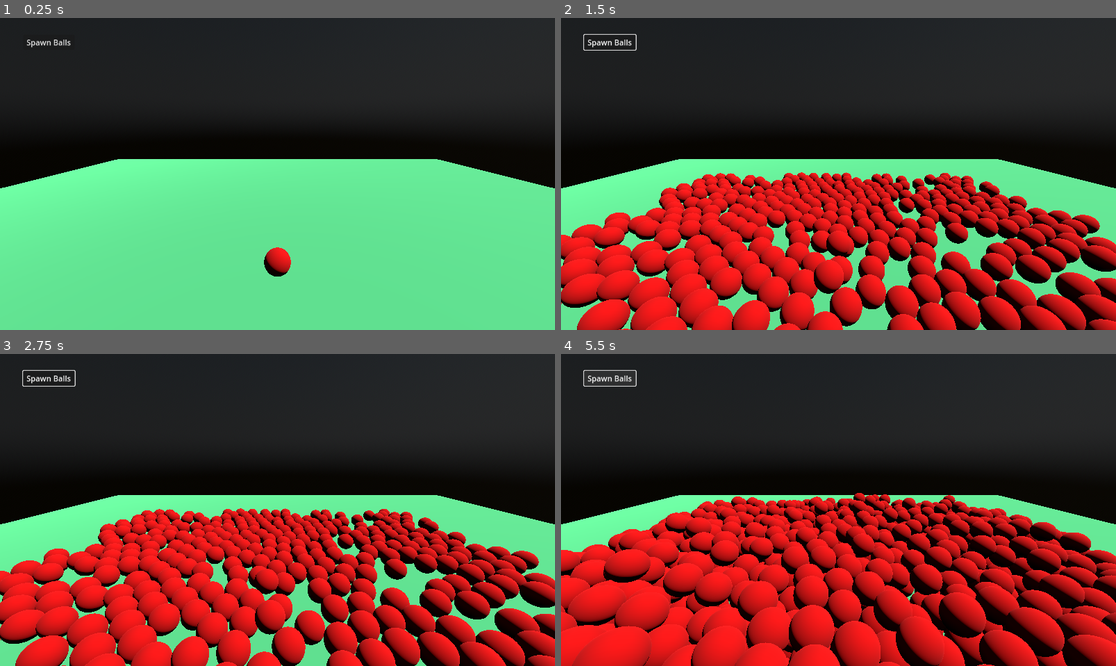
Above: before the commit, frames 1-4 (two rows, left to right).
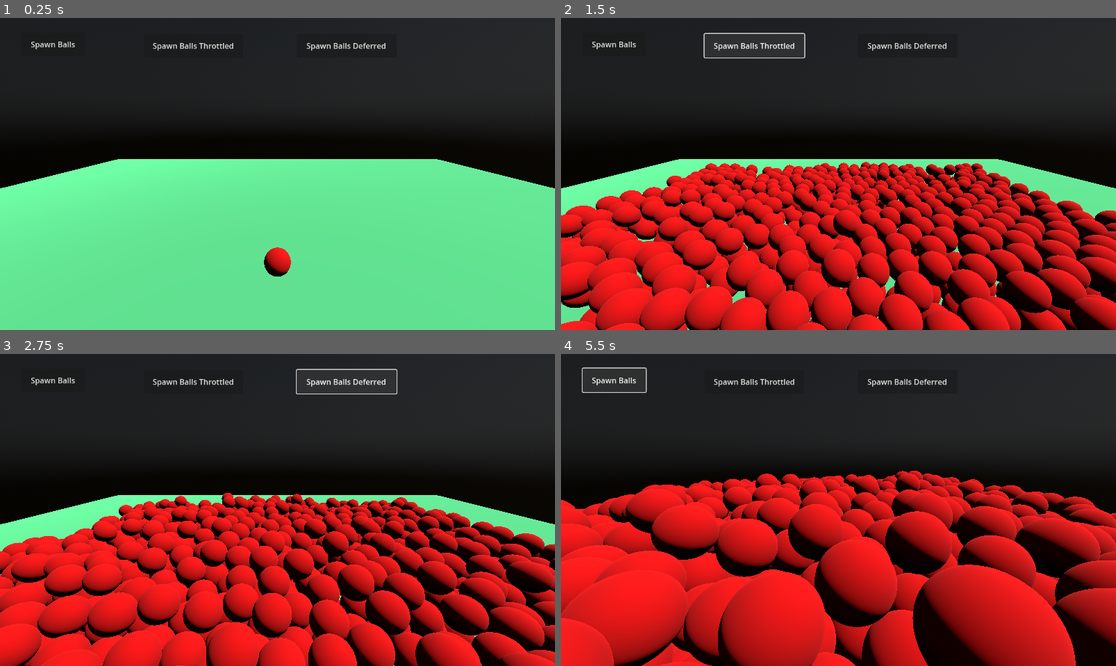
Above: after the commit, the same moments.

Repository: ImmersiveRPG/GodotCallThrottled
Game: Godot game, scene res://src/World/world.tscn
Same seed, same stepped clock (60 frames per second), same inputs: the game is played once before the commit and once after it.
Inputs (mouse positions are in pixels of both pictures, inside the frame that each line leads up to):
- Up to frame 1 (0.25 s): no input
- Up to frame 2 (1.5 s): click "Spawn Balls" at 0.5 s; click (755, 46) at 1.25 s, where only the run after the commit has a clickable "Spawn Balls Throttled"
- Up to frame 3 (2.75 s): click (344, 382) at 2 s, where only the run after the commit has a clickable "Spawn Balls Deferred"
- Up to frame 4 (5.5 s): click "Spawn Balls" at 2.75 s; click (755, 382) at 3.5 s, where only the run after the commit has a clickable "Spawn Balls Throttled"; click (905, 382) at 4.25 s, where only the run after the commit has a clickable "Spawn Balls Deferred"; click "Spawn Balls" at 5 s

The runs differ from the first frame. In frame 1, 0.4% of the frame differs, in the area x 4-70%, y 6-11%; in frame 2, 34%; in frame 3, 38%; in frame 4, 44%, in the area x 0-100%, y 4-100%.

Commit message:
Added example of adding balls throttled.

Diff:
--- a/project/project.godot
+++ b/project/project.godot
@@ -14,3 +14,7 @@
 run/main_scene="res://src/World/world.tscn"
 config/features=PackedStringArray("4.0", "Forward Plus")
 config/icon="res://icon.svg"
+
+[autoload]
+
+Throttler="*res://src/Singletons/Throttler.gd"
--- /dev/null
+++ b/project/src/Singletons/Throttler.gd
@@ -0,0 +1,76 @@
+# Copyright (c) 2023 Matthew Brennan Jones <matthew.brennan.jones@gmail.com>
+# This file is licensed under the MIT License
+# https://github.com/ImmersiveRPG/ExampleGodotThrottle
+
+extends Node3D
+
+var _is_running := false
+var _to_call_out := []
+var _mutex_out := Mutex.new()
+
+func _start_loop(target_fps : int, frame_budget_threshold_msec : int) -> void:
+	var frame_budget_msec := int(1000 / target_fps)
+	#var frame_budget_threshold_msec := frame_budget_threshold_msec
+	var consecutive_no_work_count := 0
+
+	while _is_running:
+		var frame_budget_remaining_msec := frame_budget_msec
+		var is_sleeping := false
+		var call_count := 0
+		while not is_sleeping:
+			#yield(get_tree().create_timer(0.1), "timeout")
+			var before := Time.get_ticks_msec()
+
+			_mutex_out.lock()
+			var entry = _to_call_out.pop_front()
+			_mutex_out.unlock()
+
+			var callable = null
+			var args = null
+			if entry:
+				callable = entry["callable"]
+				args = entry["args"]
+				if callable != null and callable.is_valid():
+					if args != null and typeof(args) == TYPE_ARRAY and not args.is_empty():
+						#FIXME print(entry)
+						callable.callv(args)
+					else:
+						callable.call()
+					call_count += 1
+					consecutive_no_work_count = 0
+					#yield(get_tree().create_timer(0.1), "timeout")
+
+			var after := Time.get_ticks_msec()
+			var used := after - before
+			frame_budget_remaining_msec -= used
+			#print("Used:%s, frame_budget_remaining_msec:%s" % [used, frame_budget_remaining_msec])
+
+			# Sleep if there is no work to do, or the budget is below the threshold
+			if callable == null or frame_budget_remaining_msec < frame_budget_threshold_msec:
+				is_sleeping = true
+				consecutive_no_work_count += 1
+
+		if call_count > 0:
+			print("frame_budget_remaining_msec:%s, call_count:%s" % [frame_budget_remaining_msec, call_count])
+
+		# Sleep, and do it longer if we had no work for X consecutive loops
+		var sleep_sec := 0.05 if consecutive_no_work_count > 10 else 0.001
+		await get_tree().create_timer(sleep_sec).timeout
+
+func start(target_fps : int, frame_budget_threshold_msec := 5) -> void:
+	_is_running = true
+
+	self.call_deferred("_start_loop", target_fps, frame_budget_threshold_msec)
+
+func stop() -> void:
+	_is_running = false
+
+func call_throttled(cb : Callable, args := []) -> void:
+	var entry := {
+		"callable" : cb,
+		"args" : args,
+	}
+
+	_mutex_out.lock()
+	_to_call_out.push_back(entry)
+	_mutex_out.unlock()
--- a/project/src/World/world.gd
+++ b/project/src/World/world.gd
@@ -5,6 +5,14 @@
 extends Node3D
 
 const _ball_scene : PackedScene = preload("res://src/Ball/ball.tscn")
+
+func _init() -> void:
+	Throttler.start(60, 5)
+
+func _on_fps_timer_timeout() -> void:
+	var fps := Engine.get_frames_per_second()
+	var title := "FPS: %s" % [fps]
+	self.get_window().set_title(title)
 
 func _on_button_spawn_balls_pressed() -> void:
 	for n in 500:
@@ -20,8 +28,37 @@
 			randf_range(-r, r),
 		)
 
+func _on_button_spawn_balls_throttled_pressed() -> void:
+	var cb := func():
+		# Add ball
+		var ball := _ball_scene.instantiate()
+		self.add_child(ball)
 
-func _on_fps_timer_timeout() -> void:
-	var fps := Engine.get_frames_per_second()
-	var title := "FPS: %s" % [fps]
-	self.get_window().set_title(title)
+		# Give ball random position around center
+		const r := 25.0
+		ball.transform.origin = Vector3(
+			randf_range(-r, r),
+			3.0,
+			randf_range(-r, r),
+		)
+
+	for n in 500:
+		Throttler.call_throttled(cb)
+
+
+func _on_button_spawn_balls_deferred_pressed() -> void:
+	var cb := func():
+		# Add ball
+		var ball := _ball_scene.instantiate()
+		self.add_child(ball)
+
+		# Give ball random position around center
+		const r := 25.0
+		ball.transform.origin = Vector3(
+			randf_range(-r, r),
+			3.0,
+			randf_range(-r, r),
+		)
+
+	for n in 500:
+		cb.call_deferred()
--- a/project/src/World/world.tscn
+++ b/project/src/World/world.tscn
@@ -35,12 +35,26 @@
 [node name="DirectionalLight3D" type="DirectionalLight3D" parent="."]
 transform = Transform3D(-2.18557e-08, -0.866025, 0.5, -3.78552e-08, 0.5, 0.866025, -1, 1.77636e-15, -4.37114e-08, 0, 10, 0)
 
-[node name="ButtonSpawnBalls" type="Button" parent="."]
-offset_left = 48.0
-offset_top = 35.0
-offset_right = 155.0
-offset_bottom = 66.0
+[node name="ButtonSpawnBallsBlocking" type="Button" parent="."]
+offset_left = 45.0
+offset_top = 30.0
+offset_right = 176.0
+offset_bottom = 79.0
 text = "Spawn Balls"
+
+[node name="ButtonSpawnBallsThrottled" type="Button" parent="."]
+offset_left = 298.0
+offset_top = 33.0
+offset_right = 505.0
+offset_bottom = 82.0
+text = "Spawn Balls Throttled"
+
+[node name="ButtonSpawnBallsDeferred" type="Button" parent="."]
+offset_left = 616.0
+offset_top = 33.0
+offset_right = 823.0
+offset_bottom = 82.0
+text = "Spawn Balls Deferred"
 
 [node name="Ball" parent="." instance=ExtResource("2_538xr")]
 transform = Transform3D(1, 0, 0, 0, 1, 0, 0, 0, 1, 0, 2, 0)
@@ -59,5 +73,7 @@
 wait_time = 0.5
 autostart = true
 
-[connection signal="pressed" from="ButtonSpawnBalls" to="." method="_on_button_spawn_balls_pressed"]
+[connection signal="pressed" from="ButtonSpawnBallsBlocking" to="." method="_on_button_spawn_balls_pressed"]
+[connection signal="pressed" from="ButtonSpawnBallsThrottled" to="." method="_on_button_spawn_balls_throttled_pressed"]
+[connection signal="pressed" from="ButtonSpawnBallsDeferred" to="." method="_on_button_spawn_balls_deferred_pressed"]
 [connection signal="timeout" from="FPSTimer" to="." method="_on_fps_timer_timeout"]
